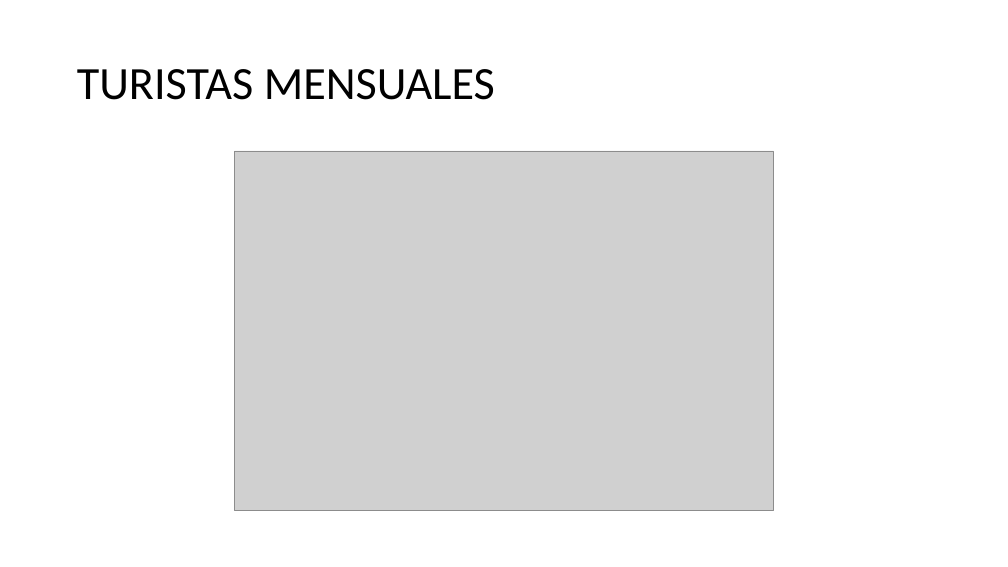
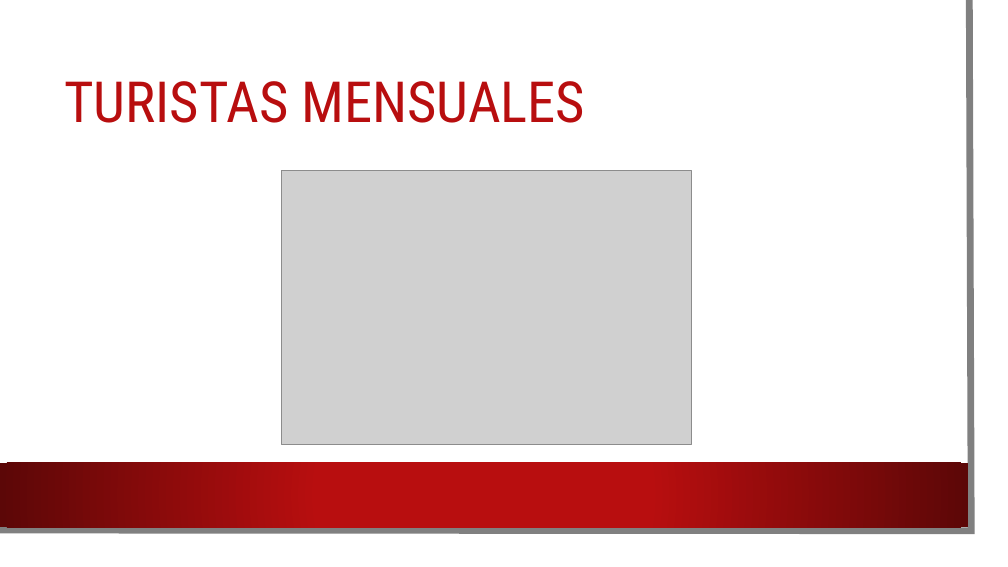
Before and after one commit to AndresGarcia89/Prueba-ProColombia, a slide deck: slide 2 of Presentación Procolombia 20231222.pptx. Drawn at 1008x567 pixels with LibreOffice and Linux fonts; fonts in the diff are those of the drawing; grey boxes stand for pictures; background and template pictures are left out. Boxes give left, top, right and bottom in pixels: in the first picture for what was removed or moved away, otherwise in the second. Text is boxed around its words. In the diff, an @@ line names an element or a change of style, - is before the commit and + after.

```diff
--- a/Presentación Procolombia 20231222.pptx
+++ b/Presentación Procolombia 20231222.pptx
@@ rectangle added at <box>0,0,991,550</box>, fill #FFFFFF @@
@@ freeform shape added at <box>0,0,972,531</box>, outline #808080 6.5 pt @@
@@ title "TURISTAS MENSUALES": place and size @@
-title "TURISTAS MENSUALES" at <box>77,69,495,100</box>
+title "TURISTAS MENSUALES" at <box>64,81,585,123</box>
@@ title "TURISTAS MENSUALES" at <box>64,81,585,123</box>: size 44 to 54 pt, font Calibri to Roboto Condensed, text colour #000000 to #B80E0F @@
@@ picture: place and size @@
-picture at <box>234,151,774,511</box>
+picture at <box>281,171,691,445</box>
@@ rectangle added at <box>0,463,968,527</box>, fill gradient #B80E0F to #5C0707 @@
```
Also in this commit, not shown: 3 other slides changed.
